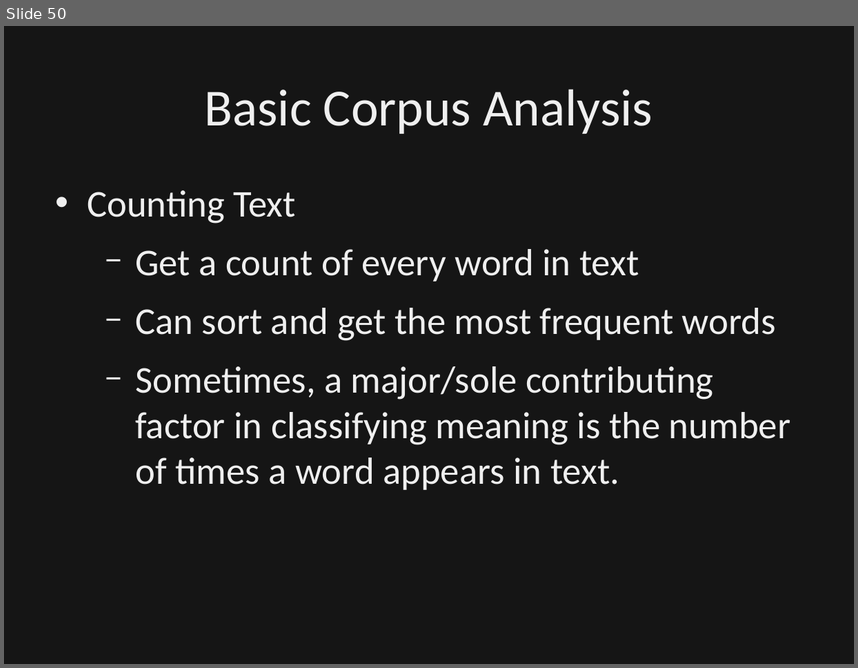
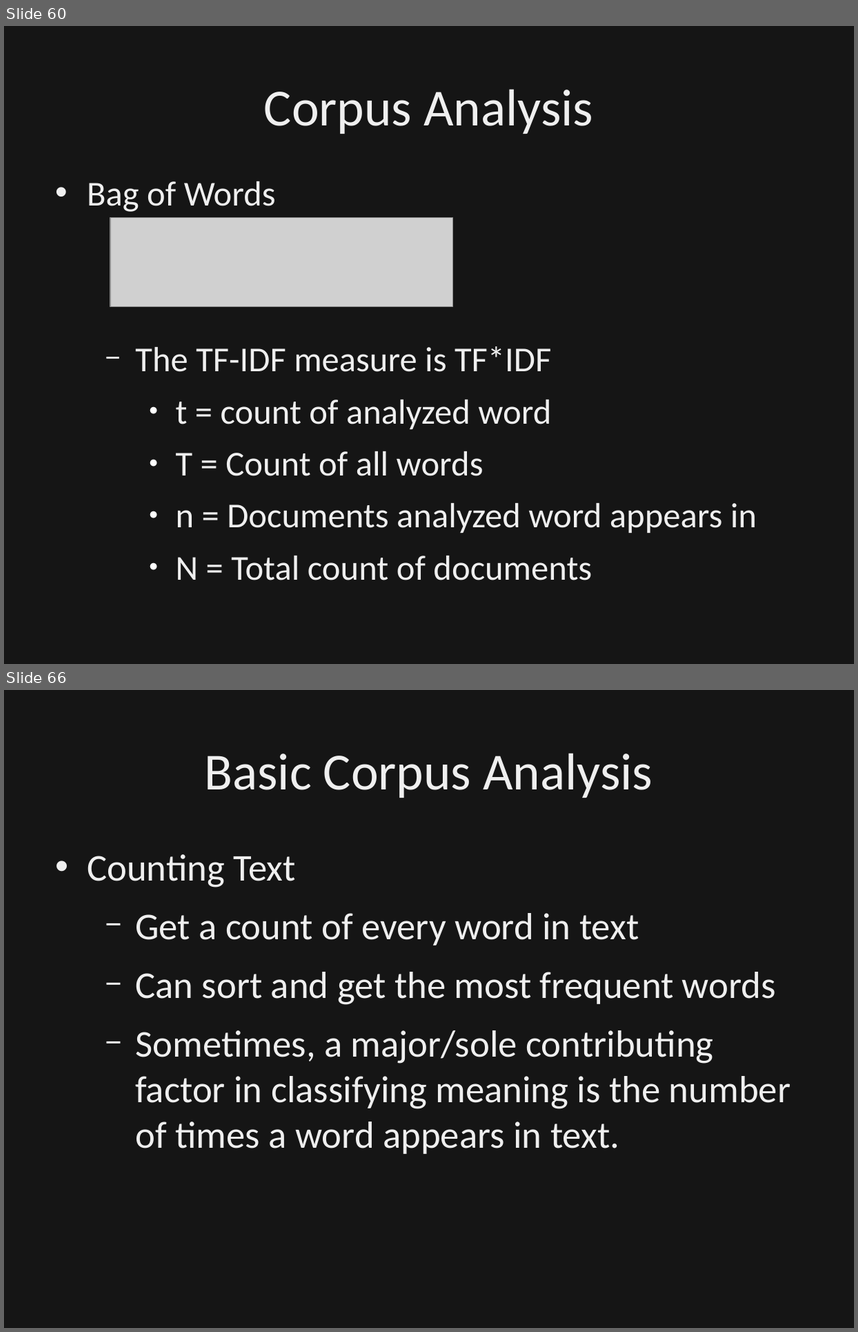
Before and after one commit to dbowmans46/PracticalProgramming, a slide deck: Session 7 - Python/Instructional Material/Session 7 - Python Brief Intro to NLP.odp. Shown one above the other, each under a label of ours: slide 50 before the commit, slides 60 and 66 after it; the slides between them are not shown. The pictures are 858x668 and 858x1332 pixels, drawn with LibreOffice and Linux fonts; fonts in the diff are those of the drawing; grey boxes stand for pictures; background and template pictures are left out; a plain dark background stands for a picture behind light text. Boxes give left, top, right and bottom in pixels: in the first picture for what was removed or moved away, otherwise in the second. Text is boxed around its words. In the diff, an @@ line names an element or a change of style, - is before the commit and + after.

Commit message:
Combined basic text analysis and text classificatoin slides.  Added slides for bag of words and word embedding.  Created python file for corpus analysis examples.  Clarified POS tagger.

```diff
--- a/Session 7 - Python/Instructional Material/Session 7 - Python Brief Intro to NLP.odp
+++ b/Session 7 - Python/Instructional Material/Session 7 - Python Brief Intro to NLP.odp
@@ slide 60 added at (x1=4, y1=26, x2=854, y2=664), background picture (left out) @@
@@ rectangle added at (x1=4, y1=26, x2=854, y2=664), fill #000000 at 50% opacity, outline #000000 0 pt @@
@@ title added at (x1=264, y1=89, x2=593, y2=134), 44 pt, text #EFEFEF @@
+Corpus Analysis
@@ text added at (x1=87, y1=181, x2=757, y2=580), 29.6 pt, text #EFEFEF @@
+• Bag of Words
+  − The TF-IDF measure is TF*IDF
+    ● t = count of analyzed word
+    ● T = Count of all words
+    ● n = Documents analyzed word appears in
+    ● N = Total count of documents
@@ picture added at (x1=110, y1=217, x2=452, y2=307) @@
@@ what was slide 50 is now slide 66 @@
```
Also in this commit, not shown: 8 slides changed, 13 other slides added, 2 slides removed, 1 other file.
